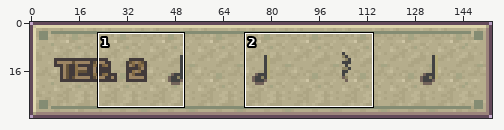
Two states of a pixel-art file, assets/ui/fishing_menu/Techs_Panel.ase. The picture above shows the old version from afar; the outline marks the close-up.
Close-up. Before the commit:
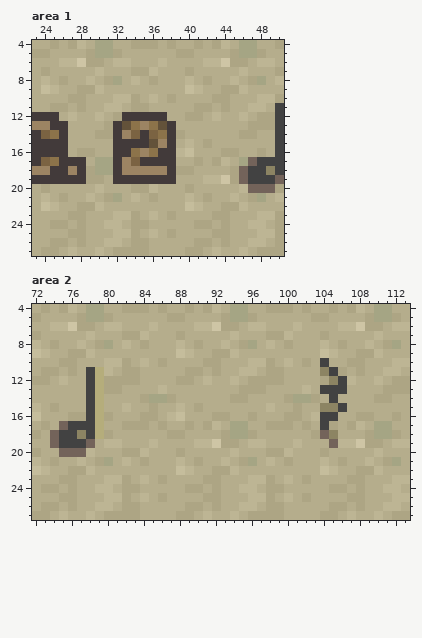
154x32 pixels, 1 frame. Shown: area 1: x 23..50, y 4..27; area 2: x 72..113, y 4..27.
Now the later version:
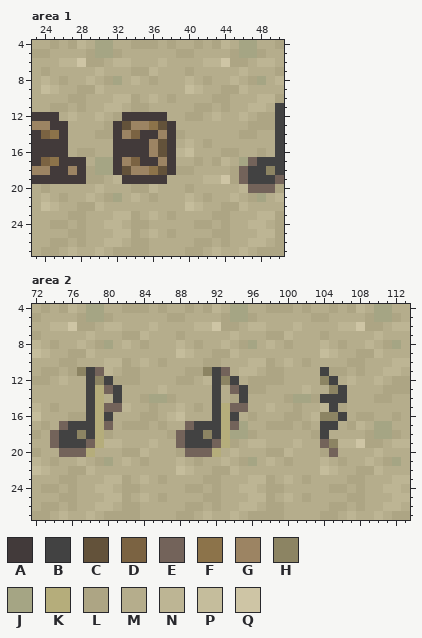
Palette (. is transparent): A #423a3a  B #424242  C #63523a  D #7b6342  E #73635a  F #8c734a  G #9c8463  H #8c8463  J #a5a584  K #b5ad7b  L #ada584  M #b5ad8c  N #bdb594  P #c5bd9c  Q #cec5a5
Diff:
layer "Tec1" now hidden
layer "Tec1_Notes" now hidden
layer "Tec2" now hidden
layer "Tec3" now shown
layer "Tec3_Notes" added
--- area 1
@@ x 30..40 @@
 12 NMLAAAAAMML
-13 MLACFGFCAMM
-14 LLAGDADFALM
-15 MMAAAACGAMN
-16 MMAAFGFAANP
-17 JJAGDAAAAMM
-18 JJAGGGGGALL
-19 LMAAAAAAAMM
+13 MLACGGFCAMM
+14 LLAGDAAGALM
+15 MMAAAAGCAMN
+16 MMAAAAGCANP
+17 JJAGDAAGAMM
+18 JJACGGFCALL
+19 LMNAAAAAMMM
 20 NMMMLLNMMML
--- area 2
@@ x 72..113 @@
  9 PNMMLLNMMMMMMMMMPNMMLLNMMMMMMMMMPNMMLLNMMM
-10 MMMLLMMMNNLMNMLMMMMLLMMMNNLMNMLMBMMLLMMMNN
-11 MLLMLMBKNMLLMMMMMLLMLMMNNMLLMMMMHBLMLMMNNM
-12 LLMNMMBKLLLLMMMMLLMNMMNMLLLLMMMMLHBNMMNMLL
-13 MMMMMMBKLLMMMMNMMMMMMMMLLLMMMMNMBBBMMMMLLL
-14 MMMMMMBKMMMMLJJLMMMMMMLLMMMMLJJLMBMMMMLLMM
-15 NMLMMMBKMMNMMLMMNMLMMMMMMMNMMLMMHHBMMMMMMM
-16 PMMMLLBKLMMMLLMNPMMMLLMMLMMMLLMNBBMMLLMMLM
-17 MLMEBBBKMMLLLMLMMLMLNMJJMMLLLMLMBLMLNMJJMM
-18 LMEBBHBKLMMMMMMLLMMMMLJJLMMMMMMLEHMMMLJJLM
-19 MMEBBBEMNNMMMNMMMMNNQLLMNNMMMNMMMENNQLLMNN
-20 LMMEEENMMMLLNMMMLMMMMMNMMMLLNMMMLMMMMMNMMM
+10 MMMLLMMMNNLMNMLMMMMLLMMMNNLMNMLMMMMLLMMMNN
+11 MLLMLHBENMLLMMMMMLLHBEMNNMLLMMMMBLLMLMMNNM
+12 LLMNMMBHBLLLMMMMLLMNBHBMLLLLMMMMHBMNMMNMLL
+13 MMMMMMBKEBMMMMNMMMMMBMEBLLMMMMNMMHBMMMMLLL
+14 MMMMMMBKMBMMLJJLMMMMBMLBMMMMLJJLBBBMMMLLMM
+15 NMLMMMBKEENMMLMMNMLMBKEEMMNMMLMMNBLMMMMMMM
+16 PMMMLLBKBMMMLLMNPMMMBKBMLMMMLLMNHHBMLLMMLM
+17 MLMEBBBKEMLLLMLMMEBBBKEJMMLLLMLMBBMLNMJJMM
+18 LMEBBHBKLMMMMMMLEBBHBKJJLMMMMMMLBMMMMLJJLM
+19 MMEBBBEKNNMMMNMMEBBBEKLMNNMMMNMMEHNNQLLMNN
+20 LMMEEEKMMMLLNMMMLEEEKMNMMMLLNMMMLEMMMMNMMM
 21 NMLMMNMLJMNMLMMMNMLMMNMLJMNMLMMMNMLMMNMLJM
Pixel boxes of the changes (left, top, right, bottom) in both close-ups:
changed: (113, 121, 176, 184)
changed: (320, 358, 347, 457)
changed: (77, 367, 122, 457)
changed: (176, 367, 248, 457)
